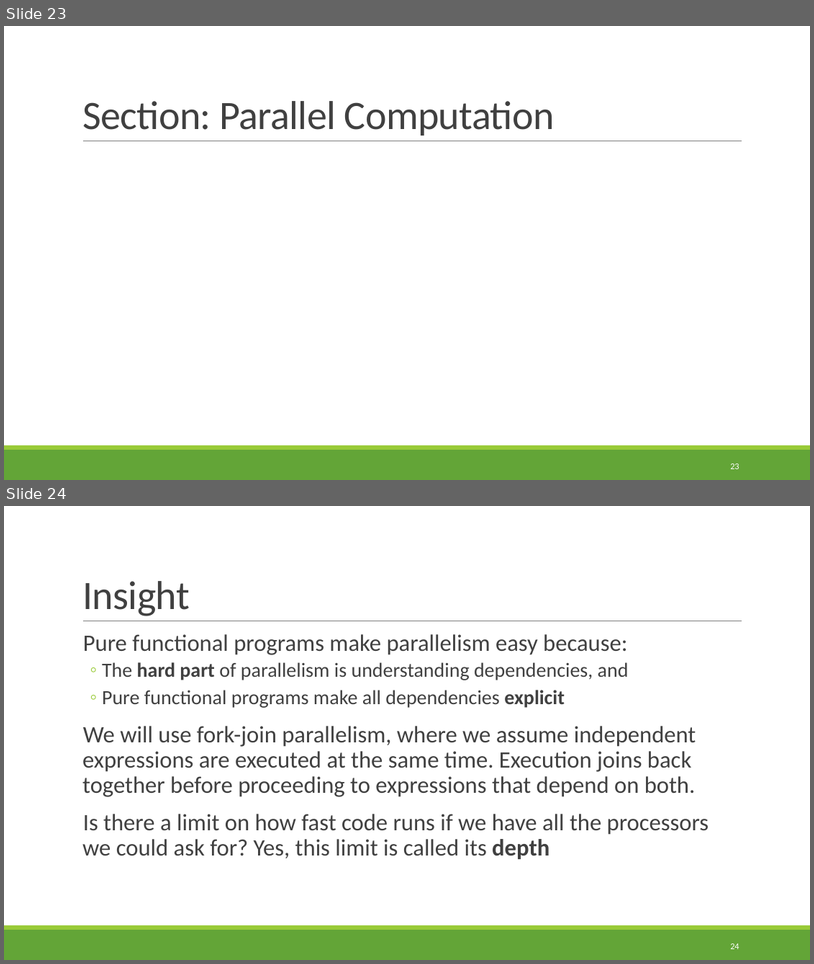
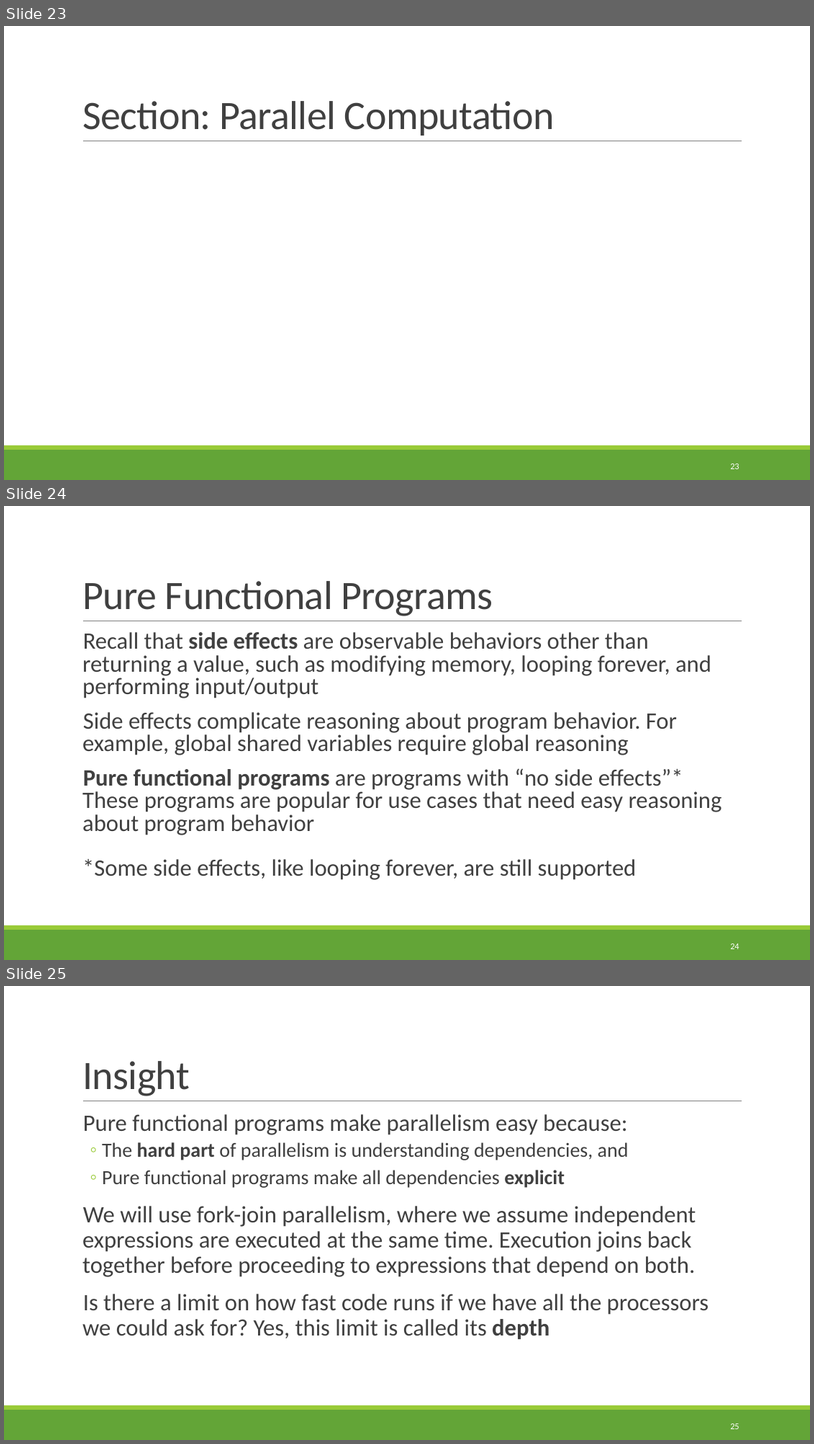
Before and after one commit to rbohrer/pl-course, a slide deck: LectureSlides/99ParallelFunctional.pptx. Shown one above the other, each under a label of ours: slides 23 and 24 before the commit, slides 23, 24 and 25 after it. The pictures are 814x964 and 814x1444 pixels, drawn with LibreOffice and Linux fonts; fonts in the diff are those of the drawing. Boxes give left, top, right and bottom in pixels: in the first picture for what was removed or moved away, otherwise in the second. Text is boxed around its words. In the diff, an @@ line names an element or a change of style, - is before the commit and + after.

```diff
--- a/LectureSlides/99ParallelFunctional.pptx
+++ b/LectureSlides/99ParallelFunctional.pptx
@@ slide 24 added at bbox=[4, 506, 810, 960], background #FFFFFF; not listed: 3 template elements that a slide beside it also shows @@
@@ title added at bbox=[82, 581, 493, 616], 48 pt, text #404040 @@
+Pure Functional Programs
@@ text added at bbox=[82, 632, 723, 880], 28 pt, text #404040 @@
+  Recall that side effects are observable behaviors other than returning a value, such as modifying memory, looping forever, and performing input/output
+  Side effects complicate reasoning about program behavior. For example, global shared variables require global reasoning
+  Pure functional programs are programs with “no side effects”*
+  These programs are popular for use cases that need easy reasoning about program behavior
+  *Some side effects, like looping forever, are still supported
@@ page number added at bbox=[730, 943, 739, 949], 10.5 pt, text #FFFFFF @@
+24
@@ what was slide 24 is now slide 25 @@
@@ page number at bbox=[730, 1423, 739, 1429]: text changed @@
-24
+25
```
